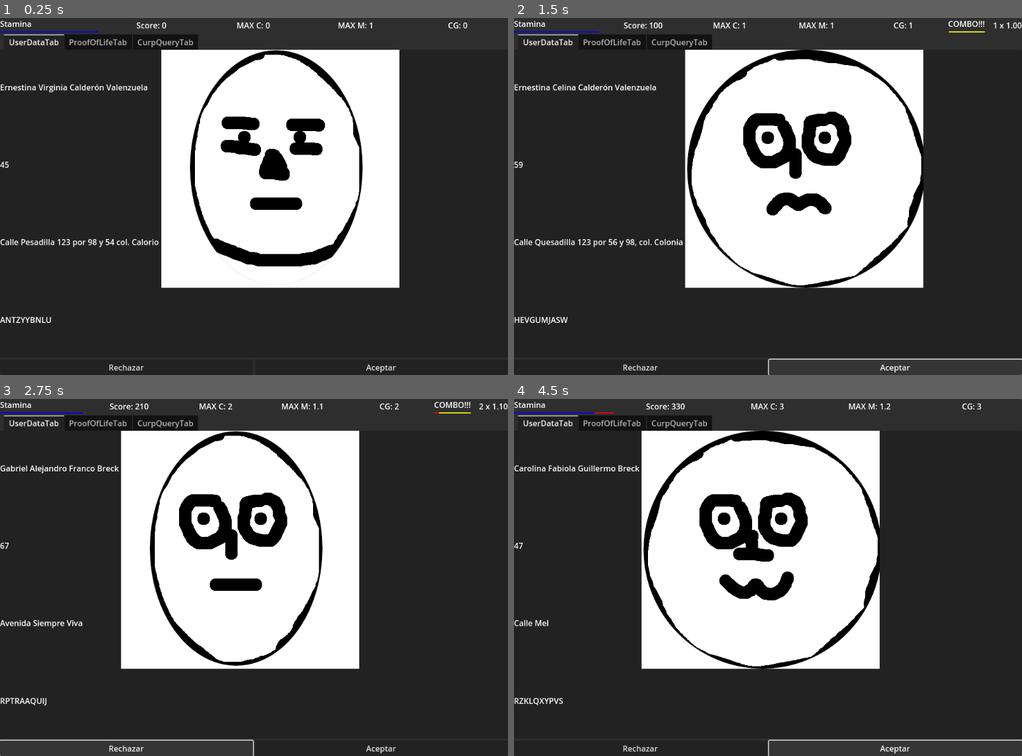
Above: before the commit, frames 1-4 (two rows, left to right).
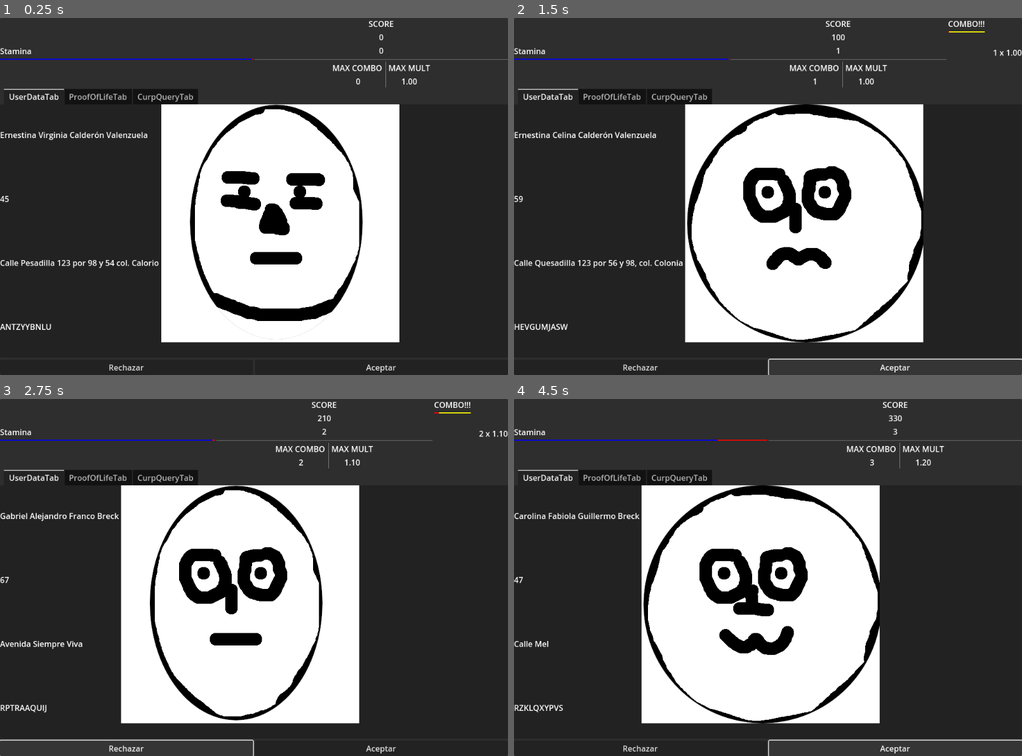
Above: after the commit, the same moments.

Repository: pyramid-seph/dash_dash_dashboard
Game: Godot game, scene res://scenes/Main.tscn
The game is run twice, just before and just after one commit, with the same random seed, the same clock (stepped at 60 frames per second) and the same inputs.
Inputs:
- Up to frame 1 (0.25 s): no input
- Up to frame 2 (1.5 s): click "Rechazar" at 0.5 s; click "Aceptar" at 1.25 s
- Up to frame 3 (2.75 s): click "Rechazar" at 2 s
- Up to frame 4 (4.5 s): click "Aceptar" at 2.75 s; click "Rechazar" at 3.5 s; click "Aceptar" at 4.25 s

The runs differ from the first frame. In frame 1, 23% of the frame differs, in the area x 0-100%, y 0-91%; in frame 2, 25%; in frame 3, 24%; in frame 4, 25%.

Commit message:
Show score panel

Diff:
--- a/project.godot
+++ b/project.godot
@@ -55,6 +55,11 @@
 "path": "res://scenes/RequestChallenge.gd"
 }, {
 "base": "VBoxContainer",
+"class": &"ScorePanel",
+"language": &"GDScript",
+"path": "res://scenes/ScorePanel.gd"
+}, {
+"base": "VBoxContainer",
 "class": &"StaminaBar",
 "language": &"GDScript",
 "path": "res://scenes/StaminaBar.gd"
@@ -69,6 +74,7 @@
 "PersonImage": "",
 "PersonRandomizer": "",
 "RequestChallenge": "",
+"ScorePanel": "",
 "StaminaBar": ""
 }
 
--- a/scenes/ComboBar.gd
+++ b/scenes/ComboBar.gd
@@ -11,7 +11,6 @@
 		multiplier = new_value
 		_change_multiplier_label()
 
-
 var combo: int:
 	set(new_value):
 		combo = new_value
--- a/scenes/GameplayGui.gd
+++ b/scenes/GameplayGui.gd
@@ -12,10 +12,7 @@
 @onready var game_over_results = $GameOverResults as PanelContainer
 @onready var stamina_bar := %StaminaTimer as StaminaBar
 @onready var request_combo_counter := %RequestComboCounter as ComboBar
-@onready var score := %Score as Label
-@onready var max_combo_label := $PanelContainer/VBoxContainer/HUD/MaxCombo as Label
-@onready var max_mult_label := $PanelContainer/VBoxContainer/HUD/MaxMultiplier as Label
-@onready var correct_guesses_label := $PanelContainer/VBoxContainer/HUD/Correct as Label
+@onready var score_panel := %ScorePanel as ScorePanel
 
 
 var request_challenge: RequestChallenge:
@@ -35,20 +32,20 @@
 			debug.text = "\n".join([str(value.original_person), "accept?: %s" % str(value.should_be_accepted())])
 
 
-func update_score(points: int) -> void:
-	score.text = "Score: %s" % points
+func update_score(value: int) -> void:
+	score_panel.score = value
 
 
 func update_max_combo(value: int) -> void:
-	max_combo_label.text = "MAX C: %s" % value
+	score_panel.max_combo = value
 
 
 func update_max_multiplier(value: float) -> void:
-	max_mult_label.text = "MAX M: %s" % value
+	score_panel.max_multiplier = value
 
 
 func update_correct_guessess(value: int) -> void:
-	correct_guesses_label.text = "CG: %s" % value
+	score_panel.correct_guesses = value
 
 
 func show_pause_panel(paused: bool) -> void:
--- a/scenes/GameplayGui.tscn
+++ b/scenes/GameplayGui.tscn
@@ -1,8 +1,9 @@
-[gd_scene load_steps=9 format=3 uid="uid://cdd2qox50mycb"]
+[gd_scene load_steps=10 format=3 uid="uid://cdd2qox50mycb"]
 
 [ext_resource type="Script" path="res://scenes/GameplayGui.gd" id="1_6yfmw"]
 [ext_resource type="PackedScene" uid="uid://xux6yu5r6j2h" path="res://scenes/StaminaBar.tscn" id="2_0eg3r"]
 [ext_resource type="Script" path="res://scenes/CurpQueryTab.gd" id="2_kph81"]
+[ext_resource type="PackedScene" uid="uid://chj57qgs46mya" path="res://scenes/ScorePanel.tscn" id="3_6jtmv"]
 [ext_resource type="PackedScene" uid="uid://c5i2qviw4cmu2" path="res://scenes/ComboBar.tscn" id="3_fqvos"]
 [ext_resource type="Script" path="res://scenes/UserDataTab.gd" id="3_g15n0"]
 [ext_resource type="PackedScene" uid="uid://bol70ddbnwtv6" path="res://scenes/PersonImage.tscn" id="3_vdsu5"]
@@ -19,7 +20,6 @@
 script = ExtResource("1_6yfmw")
 
 [node name="PanelContainer" type="PanelContainer" parent="."]
-layout_mode = 1
 anchors_preset = 15
 anchor_right = 1.0
 anchor_bottom = 1.0
@@ -27,138 +27,131 @@
 grow_vertical = 2
 
 [node name="VBoxContainer" type="VBoxContainer" parent="PanelContainer"]
-layout_mode = 2
+offset_right = 1024.0
+offset_bottom = 720.0
 
 [node name="HUD" type="HBoxContainer" parent="PanelContainer/VBoxContainer"]
-layout_mode = 2
+offset_right = 1024.0
+offset_bottom = 154.0
 size_flags_vertical = 0
 alignment = 1
 
 [node name="StaminaTimer" parent="PanelContainer/VBoxContainer/HUD" instance=ExtResource("2_0eg3r")]
 unique_name_in_owner = true
-layout_mode = 2
-size_flags_horizontal = 3
-
-[node name="Score" type="Label" parent="PanelContainer/VBoxContainer/HUD"]
-unique_name_in_owner = true
-layout_mode = 2
-size_flags_horizontal = 3
-text = "Score: 999999"
-horizontal_alignment = 1
-
-[node name="MaxCombo" type="Label" parent="PanelContainer/VBoxContainer/HUD"]
-layout_mode = 2
-size_flags_horizontal = 3
-text = "0"
-horizontal_alignment = 1
-
-[node name="MaxMultiplier" type="Label" parent="PanelContainer/VBoxContainer/HUD"]
-layout_mode = 2
-size_flags_horizontal = 3
-text = "0"
-horizontal_alignment = 1
-
-[node name="Correct" type="Label" parent="PanelContainer/VBoxContainer/HUD"]
-layout_mode = 2
-size_flags_horizontal = 3
-text = "0"
-horizontal_alignment = 1
+offset_top = 61.0
+offset_right = 510.0
+offset_bottom = 93.0
+size_flags_horizontal = 3
+
+[node name="ScorePanel" parent="PanelContainer/VBoxContainer/HUD" instance=ExtResource("3_6jtmv")]
+unique_name_in_owner = true
+offset_left = 514.0
+offset_right = 1024.0
+offset_bottom = 154.0
+size_flags_horizontal = 3
 
 [node name="RequestComboCounter" parent="PanelContainer/VBoxContainer/HUD" instance=ExtResource("3_fqvos")]
 unique_name_in_owner = true
 visible = false
-layout_mode = 2
 
 [node name="GridContainer" type="HBoxContainer" parent="PanelContainer/VBoxContainer"]
-layout_mode = 2
+offset_top = 158.0
+offset_right = 1024.0
+offset_bottom = 720.0
 size_flags_vertical = 3
 
 [node name="ChallengeButtons" type="VBoxContainer" parent="PanelContainer/VBoxContainer/GridContainer"]
 visible = false
-layout_mode = 2
 
 [node name="ChallengesLabel" type="Label" parent="PanelContainer/VBoxContainer/GridContainer/ChallengeButtons"]
-layout_mode = 2
 text = "Challenges"
 
 [node name="ChallengeOneButton" type="Button" parent="PanelContainer/VBoxContainer/GridContainer/ChallengeButtons"]
-layout_mode = 2
 text = "ONE"
 
 [node name="ChallengeTwoButton" type="Button" parent="PanelContainer/VBoxContainer/GridContainer/ChallengeButtons"]
-layout_mode = 2
 text = "TWO"
 
 [node name="ChallengeThreeButton" type="Button" parent="PanelContainer/VBoxContainer/GridContainer/ChallengeButtons"]
-layout_mode = 2
 text = "THREE"
 
 [node name="VBoxContainer" type="VBoxContainer" parent="PanelContainer/VBoxContainer/GridContainer"]
-layout_mode = 2
+offset_right = 1024.0
+offset_bottom = 562.0
 size_flags_horizontal = 3
 
 [node name="ChallengeTabs" type="TabContainer" parent="PanelContainer/VBoxContainer/GridContainer/VBoxContainer"]
-layout_mode = 2
+offset_right = 1024.0
+offset_bottom = 527.0
 size_flags_horizontal = 3
 size_flags_vertical = 3
 
 [node name="UserDataTab" type="HBoxContainer" parent="PanelContainer/VBoxContainer/GridContainer/VBoxContainer/ChallengeTabs"]
 unique_name_in_owner = true
-layout_mode = 2
+anchors_preset = 15
+anchor_right = 1.0
+anchor_bottom = 1.0
+offset_top = 31.0
 script = ExtResource("3_g15n0")
 
 [node name="VBoxContainer" type="VBoxContainer" parent="PanelContainer/VBoxContainer/GridContainer/VBoxContainer/ChallengeTabs/UserDataTab"]
-layout_mode = 2
+offset_right = 234.0
+offset_bottom = 496.0
 
 [node name="FullName" type="Label" parent="PanelContainer/VBoxContainer/GridContainer/VBoxContainer/ChallengeTabs/UserDataTab/VBoxContainer"]
-layout_mode = 2
+offset_top = 47.0
+offset_right = 234.0
+offset_bottom = 73.0
 size_flags_vertical = 6
 text = "Name: My othercool full name"
 
 [node name="Age" type="Label" parent="PanelContainer/VBoxContainer/GridContainer/VBoxContainer/ChallengeTabs/UserDataTab/VBoxContainer"]
-layout_mode = 2
+offset_top = 172.0
+offset_right = 234.0
+offset_bottom = 198.0
 size_flags_vertical = 6
 text = "Age: My Cool Age"
 
 [node name="Address" type="Label" parent="PanelContainer/VBoxContainer/GridContainer/VBoxContainer/ChallengeTabs/UserDataTab/VBoxContainer"]
-layout_mode = 2
+offset_top = 297.0
+offset_right = 234.0
+offset_bottom = 323.0
 size_flags_vertical = 6
 text = "Address My Cool Address"
 
 [node name="Curp" type="Label" parent="PanelContainer/VBoxContainer/GridContainer/VBoxContainer/ChallengeTabs/UserDataTab/VBoxContainer"]
-layout_mode = 2
+offset_top = 422.0
+offset_right = 234.0
+offset_bottom = 448.0
 size_flags_vertical = 6
 text = "Address My Cool Address"
 
 [node name="Reviewed" type="CheckBox" parent="PanelContainer/VBoxContainer/GridContainer/VBoxContainer/ChallengeTabs/UserDataTab/VBoxContainer"]
 visible = false
-layout_mode = 2
 size_flags_horizontal = 4
 size_flags_vertical = 8
 text = "Revisado"
 
 [node name="PersonImage" parent="PanelContainer/VBoxContainer/GridContainer/VBoxContainer/ChallengeTabs/UserDataTab" instance=ExtResource("3_vdsu5")]
-layout_mode = 2
+offset_left = 238.0
+offset_right = 1024.0
+offset_bottom = 496.0
 size_flags_horizontal = 3
 size_flags_vertical = 1
 
 [node name="ProofOfLifeTab" type="VBoxContainer" parent="PanelContainer/VBoxContainer/GridContainer/VBoxContainer/ChallengeTabs"]
 unique_name_in_owner = true
 visible = false
-layout_mode = 2
 script = ExtResource("4_1il7u")
 
 [node name="Video" type="CenterContainer" parent="PanelContainer/VBoxContainer/GridContainer/VBoxContainer/ChallengeTabs/ProofOfLifeTab"]
-layout_mode = 2
 size_flags_vertical = 3
 use_top_left = true
 
 [node name="PersonImage" parent="PanelContainer/VBoxContainer/GridContainer/VBoxContainer/ChallengeTabs/ProofOfLifeTab/Video" instance=ExtResource("3_vdsu5")]
-layout_mode = 2
 
 [node name="Reviewed" type="CheckBox" parent="PanelContainer/VBoxContainer/GridContainer/VBoxContainer/ChallengeTabs/ProofOfLifeTab"]
 visible = false
-layout_mode = 2
 size_flags_horizontal = 4
 size_flags_vertical = 8
 text = "Revisado"
@@ -166,49 +159,47 @@
 [node name="CurpQueryTab" type="HBoxContainer" parent="PanelContainer/VBoxContainer/GridContainer/VBoxContainer/ChallengeTabs"]
 unique_name_in_owner = true
 visible = false
-layout_mode = 2
 script = ExtResource("2_kph81")
 
 [node name="VBoxContainer" type="VBoxContainer" parent="PanelContainer/VBoxContainer/GridContainer/VBoxContainer/ChallengeTabs/CurpQueryTab"]
-layout_mode = 2
 
 [node name="FullName" type="Label" parent="PanelContainer/VBoxContainer/GridContainer/VBoxContainer/ChallengeTabs/CurpQueryTab/VBoxContainer"]
-layout_mode = 2
 size_flags_vertical = 6
 text = "Name: My othercool full name"
 
 [node name="Age" type="Label" parent="PanelContainer/VBoxContainer/GridContainer/VBoxContainer/ChallengeTabs/CurpQueryTab/VBoxContainer"]
-layout_mode = 2
 size_flags_vertical = 6
 text = "Age: My Cool Age"
 
 [node name="Address" type="Label" parent="PanelContainer/VBoxContainer/GridContainer/VBoxContainer/ChallengeTabs/CurpQueryTab/VBoxContainer"]
-layout_mode = 2
 size_flags_vertical = 6
 text = "Address My Cool Address"
 
 [node name="Curp" type="Label" parent="PanelContainer/VBoxContainer/GridContainer/VBoxContainer/ChallengeTabs/CurpQueryTab/VBoxContainer"]
-layout_mode = 2
 size_flags_vertical = 6
 text = "Address My Cool Address"
 
 [node name="Reviewed" type="CheckBox" parent="PanelContainer/VBoxContainer/GridContainer/VBoxContainer/ChallengeTabs/CurpQueryTab/VBoxContainer"]
 visible = false
-layout_mode = 2
 size_flags_horizontal = 4
 size_flags_vertical = 8
 text = "Revisado"
 
 [node name="CommitmentButtons" type="HBoxContainer" parent="PanelContainer/VBoxContainer/GridContainer/VBoxContainer"]
-layout_mode = 2
+offset_top = 531.0
+offset_right = 1024.0
+offset_bottom = 562.0
 
 [node name="RejectButton" type="Button" parent="PanelContainer/VBoxContainer/GridContainer/VBoxContainer/CommitmentButtons"]
-layout_mode = 2
+offset_right = 510.0
+offset_bottom = 31.0
 size_flags_horizontal = 3
 text = "Rechazar"
 
 [node name="AcceptButton" type="Button" parent="PanelContainer/VBoxContainer/GridContainer/VBoxContainer/CommitmentButtons"]
-layout_mode = 2
+offset_left = 514.0
+offset_right = 1024.0
+offset_bottom = 31.0
 size_flags_horizontal = 3
 text = "Aceptar
 "
@@ -216,7 +207,6 @@
 [node name="DebugPanel" type="PanelContainer" parent="."]
 visible = false
 custom_minimum_size = Vector2(512, 0)
-layout_mode = 1
 anchors_preset = 6
 anchor_left = 1.0
 anchor_top = 0.5
@@ -229,7 +219,6 @@
 grow_vertical = 2
 
 [node name="Debug" type="Label" parent="DebugPanel"]
-layout_mode = 2
 size_flags_vertical = 1
 text = "DEBUG TEXT"
 autowrap_mode = 3
@@ -237,7 +226,6 @@
 [node name="PausePanel" type="PanelContainer" parent="."]
 process_mode = 3
 visible = false
-layout_mode = 1
 anchors_preset = 15
 anchor_right = 1.0
 anchor_bottom = 1.0
@@ -245,7 +233,6 @@
 grow_vertical = 2
 
 [node name="Pause" type="Label" parent="PausePanel"]
-layout_mode = 2
 text = "PAUSA"
 horizontal_alignment = 1
 vertical_alignment = 1
@@ -253,7 +240,6 @@
 [node name="GameOverResults" type="PanelContainer" parent="."]
 process_mode = 3
 visible = false
-layout_mode = 1
 anchors_preset = 15
 anchor_right = 1.0
 anchor_bottom = 1.0
@@ -262,32 +248,26 @@
 script = ExtResource("6_cvt1o")
 
 [node name="VBoxContainer" type="VBoxContainer" parent="GameOverResults"]
-layout_mode = 2
 
 [node name="GameOver" type="Label" parent="GameOverResults/VBoxContainer"]
-layout_mode = 2
 text = "GAME OVER!"
 horizontal_alignment = 1
 vertical_alignment = 1
 
 [node name="MaxCombo" type="Label" parent="GameOverResults/VBoxContainer"]
 unique_name_in_owner = true
-layout_mode = 2
 text = "100"
 
 [node name="MaxMultiplier" type="Label" parent="GameOverResults/VBoxContainer"]
 unique_name_in_owner = true
-layout_mode = 2
 text = "1.50"
 
 [node name="BonusPoints" type="Label" parent="GameOverResults/VBoxContainer"]
 unique_name_in_owner = true
-layout_mode = 2
 text = "Bonus! 999"
 
 [node name="TotalScore" type="Label" parent="GameOverResults/VBoxContainer"]
 unique_name_in_owner = true
-layout_mode = 2
 text = "99999"
 
 [connection signal="pressed" from="PanelContainer/VBoxContainer/GridContainer/VBoxContainer/CommitmentButtons/RejectButton" to="." method="_on_reject_button_pressed"]
--- /dev/null
+++ b/scenes/ScorePanel.gd
@@ -0,0 +1,28 @@
+class_name ScorePanel
+extends VBoxContainer
+
+@onready var score_label := $ScoreLabel as Label
+@onready var correct_guesses_label := $CorrectGuessesLabel as Label
+@onready var max_combo_label := %MaxComboLabel as Label
+@onready var max_multiplier_label := %MaxMultiplierLabel as Label
+
+
+var score: int:
+	set(new_value):
+		score = new_value
+		score_label.text = "%.0f" % score
+
+var correct_guesses: int:
+	set(new_value):
+		correct_guesses = new_value
+		correct_guesses_label.text = "%.0f" % correct_guesses
+
+var max_combo: int:
+	set(new_value):
+		max_combo = new_value
+		max_combo_label.text = "%2.0f" % max_combo
+
+var max_multiplier: float:
+	set(new_value):
+		max_multiplier = new_value
+		max_multiplier_label.text = "%.2f" % max_multiplier
--- /dev/null
+++ b/scenes/ScorePanel.tscn
@@ -0,0 +1,59 @@
+[gd_scene load_steps=2 format=3 uid="uid://chj57qgs46mya"]
+
+[ext_resource type="Script" path="res://scenes/ScorePanel.gd" id="1_imqm5"]
+
+[node name="ScorePanel" type="VBoxContainer"]
+script = ExtResource("1_imqm5")
+
+[node name="Label" type="Label" parent="."]
+layout_mode = 2
+text = "SCORE"
+horizontal_alignment = 1
+
+[node name="ScoreLabel" type="Label" parent="."]
+layout_mode = 2
+text = "1000"
+horizontal_alignment = 1
+
+[node name="CorrectGuessesLabel" type="Label" parent="."]
+layout_mode = 2
+text = "99"
+horizontal_alignment = 1
+
+[node name="HSeparator" type="HSeparator" parent="."]
+layout_mode = 2
+
+[node name="HBoxContainer" type="HBoxContainer" parent="."]
+layout_mode = 2
+alignment = 1
+
+[node name="VBoxContainer" type="VBoxContainer" parent="HBoxContainer"]
+layout_mode = 2
+
+[node name="Label" type="Label" parent="HBoxContainer/VBoxContainer"]
+layout_mode = 2
+text = "MAX COMBO"
+
+[node name="MaxComboLabel" type="Label" parent="HBoxContainer/VBoxContainer"]
+unique_name_in_owner = true
+layout_mode = 2
+size_flags_horizontal = 3
+text = "9999"
+horizontal_alignment = 1
+
+[node name="VSeparator" type="VSeparator" parent="HBoxContainer"]
+layout_mode = 2
+
+[node name="VBoxContainer2" type="VBoxContainer" parent="HBoxContainer"]
+layout_mode = 2
+
+[node name="Label" type="Label" parent="HBoxContainer/VBoxContainer2"]
+layout_mode = 2
+text = "MAX MULT"
+
+[node name="MaxMultiplierLabel" type="Label" parent="HBoxContainer/VBoxContainer2"]
+unique_name_in_owner = true
+layout_mode = 2
+size_flags_horizontal = 3
+text = "9999"
+horizontal_alignment = 1
